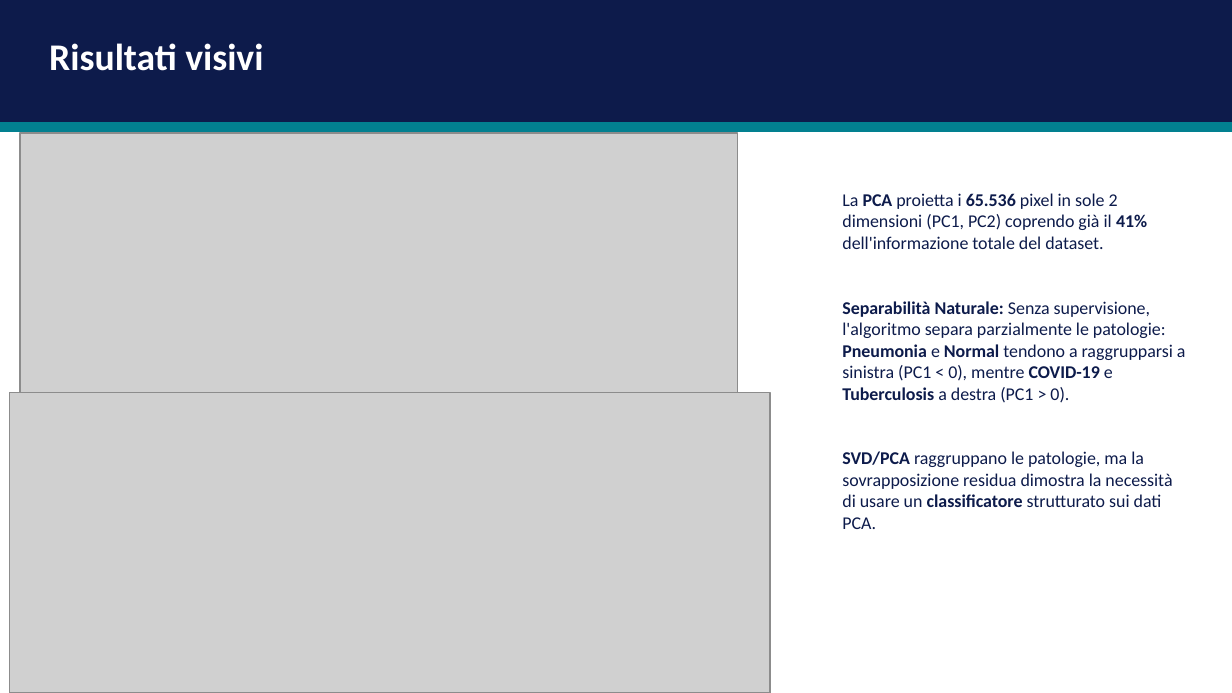
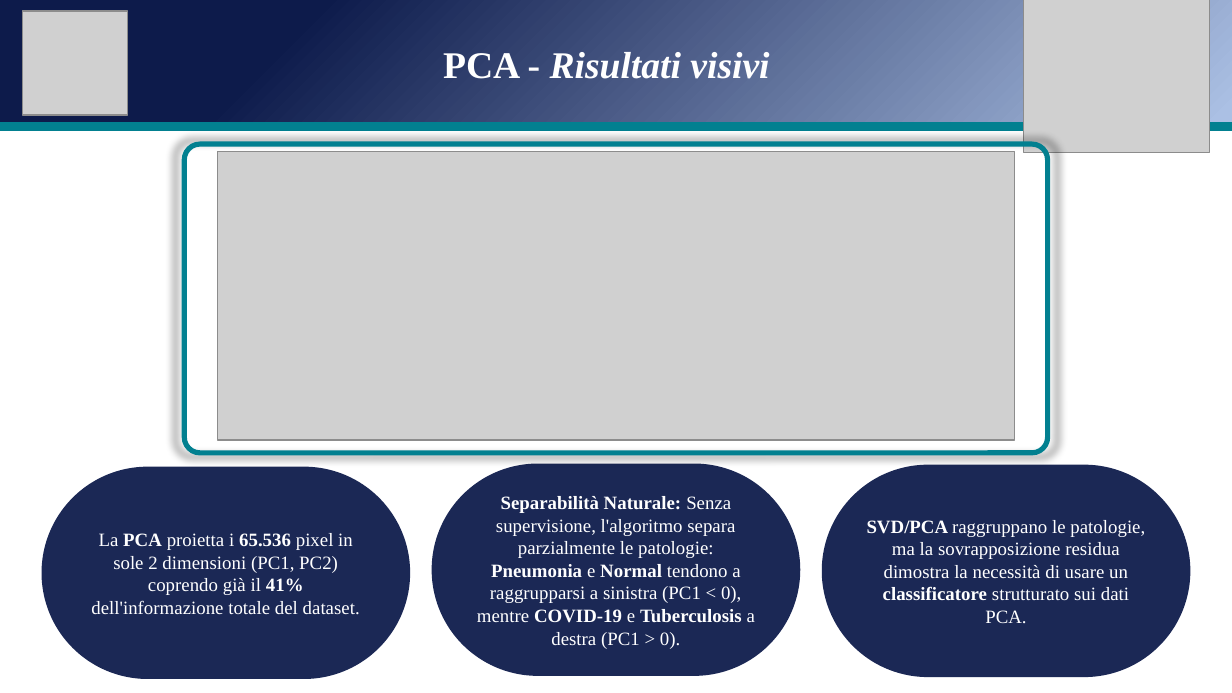
Before and after one commit to andreapatruno1/Image-Compression-and-Analysis, a slide deck: slide 12 of docs/SVD e PCA per l'analisi di immagini mediche.pptx (slide 14 before the commit). Drawn at 1232x693 pixels with LibreOffice and Linux fonts; fonts in the diff are those of the drawing; grey boxes stand for pictures. Boxes give left, top, right and bottom in pixels: in the first picture for what was removed or moved away, otherwise in the second. Text is boxed around its words. In the diff, an @@ line names an element or a change of style, - is before the commit and + after.

```diff
--- a/docs/SVD e PCA per l'analisi di immagini mediche.pptx
+++ b/docs/SVD e PCA per l'analisi di immagini mediche.pptx
@@ rectangle at [0,0,1232,123]: fill #0D1B4B to gradient #0D1B4B to #ABC0E4 to #C7D5ED; outline #0D1B4B 1 pt to none @@
@@ picture added at [22,11,127,115] @@
@@ picture added at [1024,0,1210,153] @@
@@ text at [443,52,769,79]: text changed; font Calibri to Times New Roman; italic on @@
-Risultati visivi
+PCA - Risultati visivi
@@ rounded rectangle added at [185,144,1048,453], outline #028090 3 pt @@
@@ picture: place and size @@
-picture at [20,133,738,393]
+picture at [217,152,1014,440]
@@ text removed at [842,193,1186,529] @@
-La PCA proietta i 65.536 pixel in sole 2 dimensioni (PC1, PC2) coprendo già il 41% dell'informazione totale del dataset.
-Separabilità Naturale: Senza supervisione,
-l'algoritmo separa parzialmente le patologie: Pneumonia e Normal tendono a raggrupparsi a sinistra (PC1 < 0), mentre COVID-19 e Tuberculosis a destra (PC1 > 0).
-SVD/PCA raggruppano le patologie, ma la sovrapposizione residua dimostra la necessità di usare un classificatore strutturato sui dati PCA.
@@ picture removed at [9,392,769,692] @@
@@ rounded rectangle added at [42,467,410,679], fill #0D1B4B at 94% opacity, 11 pt, text #FFFFFF @@
+La PCA proietta i 65.536 pixel in sole 2 dimensioni (PC1, PC2) coprendo già il 41% dell'informazione totale del dataset.
@@ rounded rectangle added at [431,463,800,675], fill #0D1B4B at 94% opacity, 11 pt, text #FFFFFF @@
+Separabilità Naturale: Senza supervisione, l'algoritmo separa parzialmente le patologie: Pneumonia e Normal tendono a raggrupparsi a sinistra (PC1 < 0), mentre COVID-19 e Tuberculosis a destra (PC1 > 0).
@@ rounded rectangle added at [822,464,1190,676], fill #0D1B4B at 94% opacity, 11 pt, text #FFFFFF @@
+SVD/PCA raggruppano le patologie, ma la sovrapposizione residua dimostra la necessità di usare un classificatore strutturato sui dati PCA.
```
Also in this commit, not shown: 16 other slides changed, 3 slides added, 3 slides removed, 33 other files.
